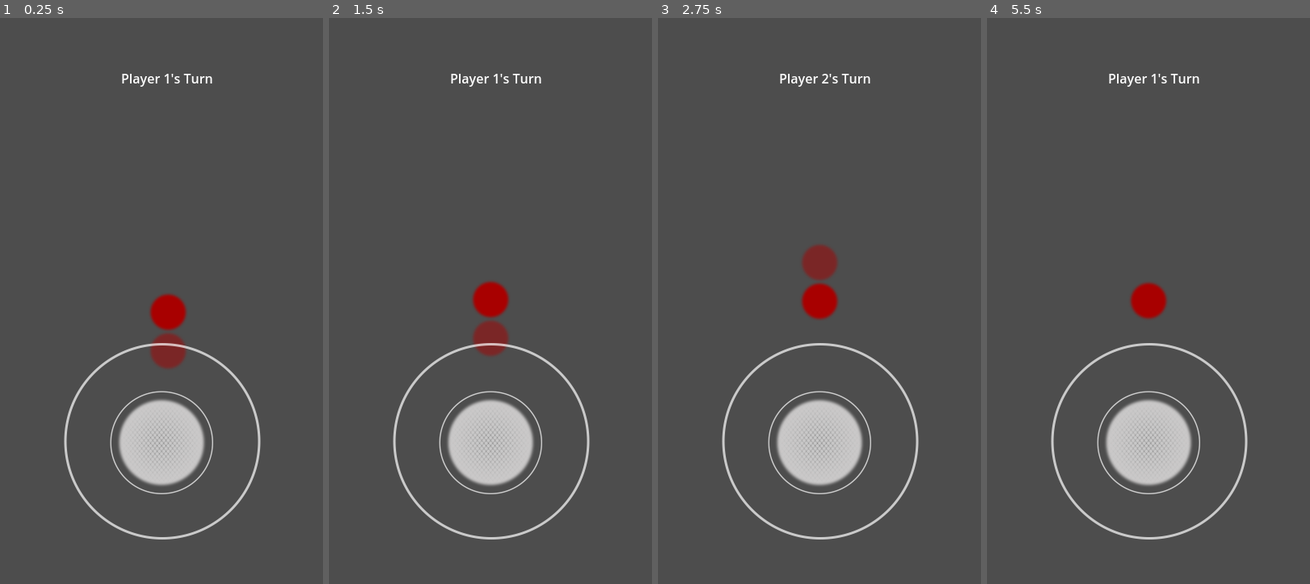
Above: before the commit, frames 1-4 (left to right).
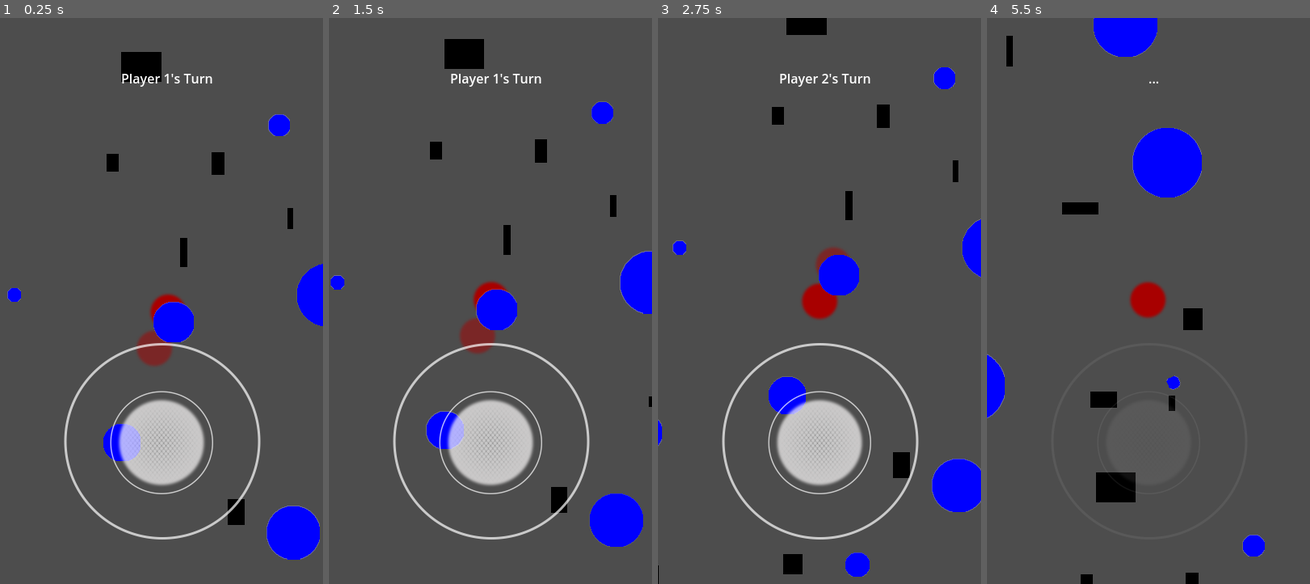
Above: after the commit, the same moments.

Repository: DeogenesMaranan/BallRace
Game: Godot game, scene res://main.tscn
Same seed, same stepped clock (60 frames per second), same inputs: the game is played once before the commit and once after it.
Inputs (mouse positions are in pixels of both pictures, inside the frame that each line leads up to):
- Up to frame 1 (0.25 s): no input
- Up to frame 2 (1.5 s): click (490, 442) at 0.5 s; click (490, 442) at 1.25 s
- Up to frame 3 (2.75 s): click (819, 442) at 2 s
- Up to frame 4 (5.5 s): tap Enter at 2.75 s; move the mouse to (1219, 272) at 2.77 s; move the mouse to (1083, 329) at 3.52 s; move the mouse to (1180, 176) at 4.27 s; move the mouse to (1132, 414) at 5.02 s

The runs differ from the first frame. In frame 1, 5.4% of the frame differs, in the area x 2-100%, y 6-96%; in frame 2, 5.6%; in frame 3, 5.3%; in frame 4, 10%, in the area x 0-86%, y 0-100%.

Commit message:
World Generation Prototype

Diff:
--- /dev/null
+++ b/Helper/obstacleGenerator.gd
@@ -0,0 +1,180 @@
+extends Node2D
+
+@export_group("Dynamic Obstacles")
+@export var dynamic_min_count: int = 75
+@export var dynamic_max_count: int = 100
+@export var dynamic_min_size: float = 5.0
+@export var dynamic_max_size: float = 50.0
+@export var dynamic_color: Color = Color.BLUE
+@export var dynamic_collision_margin: int = 100
+
+@export_group("Static Obstacles")
+@export var static_min_count: int = 75
+@export var static_max_count: int = 100
+@export var static_min_size: float = 5.0
+@export var static_max_size: float = 50.0
+@export var static_color: Color = Color.BLACK
+@export var static_collision_margin: int = 100
+
+@export var min_spacing: float = 30.0
+@export var max_placement_attempts: int = 100
+
+var existing_obstacles = []
+
+func generate_obstacles(viewport_rect: Rect2):
+	var width = viewport_rect.size.x * 4
+	var height = viewport_rect.size.y * 4
+	existing_obstacles.clear()
+
+	# Generate dynamic obstacles
+	var dynamic_count = randi_range(dynamic_min_count, dynamic_max_count)
+	_generate_obstacles(dynamic_count, width, height, true)
+
+	# Generate static obstacles
+	var static_count = randi_range(static_min_count, static_max_count)
+	_generate_obstacles(static_count, width, height, false)
+
+func _generate_obstacles(count: int, width: float, height: float, is_dynamic: bool):
+	for _i in range(count):
+		var placed = false
+		var attempts = 0
+
+		while attempts < max_placement_attempts and not placed:
+			attempts += 1
+			# Generate position
+			var position = _generate_position(width, height, is_dynamic)
+
+			# Generate size parameters
+			var size = _generate_size(is_dynamic)
+
+			# Check collisions
+			if not _check_collision(position, size, is_dynamic):
+				# Add obstacle to scene and tracking list
+				if is_dynamic:
+					_create_dynamic_obstacle(position, size)
+					existing_obstacles.append({
+						"type": "dynamic",
+						"position": position,
+						"radius": size
+					})
+				else:
+					_create_static_obstacle(position, size)
+					existing_obstacles.append({
+						"type": "static",
+						"position": position,
+						"size": size
+					})
+				placed = true
+
+func _generate_position(width: float, height: float, is_dynamic: bool) -> Vector2:
+	var margin = dynamic_collision_margin if is_dynamic else static_collision_margin
+	return Vector2(
+		randf_range(margin, width - margin),
+		randf_range(margin, height - margin)
+	)
+
+func _generate_size(is_dynamic: bool):
+	if is_dynamic:
+		return randf_range(dynamic_min_size, dynamic_max_size)
+	else:
+		return Vector2(
+			randf_range(static_min_size, static_max_size),
+			randf_range(static_min_size, static_max_size)
+		)
+
+func _check_collision(position: Vector2, size, is_dynamic: bool) -> bool:
+	for obstacle in existing_obstacles:
+		if is_dynamic:
+			var dynamic_radius = size + min_spacing
+			if obstacle.type == "dynamic":
+				var existing_radius = obstacle.radius + min_spacing
+				if _circles_overlap(position, dynamic_radius, obstacle.position, existing_radius):
+					return true
+			else:
+				var existing_size = obstacle.size + Vector2.ONE * min_spacing * 2
+				if _circle_rect_overlap(position, dynamic_radius, obstacle.position, existing_size):
+					return true
+		else:
+			var static_size = size + Vector2.ONE * min_spacing * 2
+			if obstacle.type == "dynamic":
+				var existing_radius = obstacle.radius + min_spacing
+				if _circle_rect_overlap(obstacle.position, existing_radius, position, static_size):
+					return true
+			else:
+				var existing_size = obstacle.size + Vector2.ONE * min_spacing * 2
+				if _rects_overlap(position, static_size, obstacle.position, existing_size):
+					return true
+	return false
+
+func _circles_overlap(pos1: Vector2, radius1: float, pos2: Vector2, radius2: float) -> bool:
+	return pos1.distance_to(pos2) < (radius1 + radius2)
+
+func _circle_rect_overlap(circle_pos: Vector2, circle_radius: float, rect_pos: Vector2, rect_size: Vector2) -> bool:
+	var rect_half = rect_size / 2
+	var rect_min = rect_pos - rect_half
+	var rect_max = rect_pos + rect_half
+
+	var closest_x = clamp(circle_pos.x, rect_min.x, rect_max.x)
+	var closest_y = clamp(circle_pos.y, rect_min.y, rect_max.y)
+
+	var distance_squared = pow(circle_pos.x - closest_x, 2) + pow(circle_pos.y - closest_y, 2)
+	return distance_squared < pow(circle_radius, 2)
+
+func _rects_overlap(rect1_pos: Vector2, rect1_size: Vector2, rect2_pos: Vector2, rect2_size: Vector2) -> bool:
+	var rect1_min = rect1_pos - rect1_size/2
+	var rect1_max = rect1_pos + rect1_size/2
+	var rect2_min = rect2_pos - rect2_size/2
+	var rect2_max = rect2_pos + rect2_size/2
+
+	return (rect1_min.x < rect2_max.x and rect1_max.x > rect2_min.x and
+			rect1_min.y < rect2_max.y and rect1_max.y > rect2_min.y)
+
+func _create_dynamic_obstacle(position: Vector2, radius: float):
+	var obstacle = RigidBody2D.new()
+	obstacle.position = position
+	obstacle.gravity_scale = 0
+
+	var shape = CollisionShape2D.new()
+	shape.shape = CircleShape2D.new()
+	shape.shape.radius = radius
+
+	var visual = Sprite2D.new()
+	visual.texture = _create_circle_texture(radius, dynamic_color)
+	visual.position = Vector2(-radius, -radius)
+
+	var physics_material = PhysicsMaterial.new()
+	physics_material.bounce = 0.5
+	obstacle.physics_material_override = physics_material
+
+	obstacle.add_child(shape)
+	obstacle.add_child(visual)
+	add_child(obstacle)
+
+func _create_static_obstacle(position: Vector2, size: Vector2):
+	var obstacle = StaticBody2D.new()
+	obstacle.position = position
+
+	var shape = CollisionShape2D.new()
+	shape.shape = RectangleShape2D.new()
+	shape.shape.size = size
+
+	var visual = ColorRect.new()
+	visual.size = size
+	visual.color = static_color
+	visual.position = Vector2(-size.x/2, -size.y/2)
+
+	obstacle.add_child(shape)
+	obstacle.add_child(visual)
+	add_child(obstacle)
+
+func _create_circle_texture(radius: float, color: Color) -> Texture2D:
+	var image = Image.create(radius * 2, radius * 2, false, Image.FORMAT_RGBA8)
+	image.fill(Color.TRANSPARENT)
+
+	var center = Vector2(radius, radius)
+	for x in image.get_width():
+		for y in image.get_height():
+			if Vector2(x, y).distance_to(center) <= radius:
+				image.set_pixel(x, y, color)
+
+	return ImageTexture.create_from_image(image)
--- a/Helper/wallGenerator.gd
+++ b/Helper/wallGenerator.gd
@@ -1,39 +1,190 @@
 extends Node2D
 
-@export var collision_margin: int = 50
+@export var collision_margin: int = 100
 @export var wall_color: Color = Color.RED
-@onready var finish_line: Node2D = $"../FinishLineGenerator"
+@export var finish_line_color: Color = Color.GREEN
+const FINISH_SIZE_HORIZONTAL = Vector2(200, 100)
+const FINISH_SIZE_VERTICAL = Vector2(100, 200)
+@onready var obstacle_generator: Node2D = $"../ObstacleGenerator"
+@onready var win_screen: Control = $"../HUD/Center/WinScreen"
+
+signal finish_line_reached
 
 func generate_walls(viewport_rect: Rect2):
 	var width = viewport_rect.size.x * 4
 	var height = viewport_rect.size.y * 4
 
-	_create_wall(Vector2(width / 2.0, -collision_margin / 2.0), width, collision_margin)  # Top
-	_create_wall(Vector2(width / 2.0, height + collision_margin / 2.0), width, collision_margin)  # Bottom
-	_create_wall(Vector2(-collision_margin / 2.0, height / 2.0), collision_margin, height)  # Left
-	_create_wall(Vector2(width + collision_margin / 2.0, height / 2.0), collision_margin, height)  # Right
+	# Randomly choose finish line wall and generate position
+	var finish_wall = ["top", "bottom", "left", "right"][randi() % 4]
+	var finish_pos: Vector2
+	var finish_size: Vector2
 
-	finish_line.generate_finish_line(width, height)
-	finish_line.connect("finish_line_reached", _on_finish_line_reached)
+	match finish_wall:
+		"top":
+			finish_size = FINISH_SIZE_HORIZONTAL
+			finish_pos = Vector2(randf_range(finish_size.x/2, width - finish_size.x/2), -collision_margin/2.0)
+		"bottom":
+			finish_size = FINISH_SIZE_HORIZONTAL
+			finish_pos = Vector2(randf_range(finish_size.x/2, width - finish_size.x/2), height + collision_margin/2.0)
+		"left":
+			finish_size = FINISH_SIZE_VERTICAL
+			finish_pos = Vector2(-collision_margin/2.0, randf_range(finish_size.y/2, height - finish_size.y/2))
+		"right":
+			finish_size = FINISH_SIZE_VERTICAL
+			finish_pos = Vector2(width + collision_margin/2.0, randf_range(finish_size.y/2, height - finish_size.y/2))
+
+	# Generate all walls with abstract shapes
+	_generate_wall_with_finish(width, height, finish_wall, finish_pos, finish_size)
+	_generate_corner_rectangles(width, height)  # Add rectangles in the corners
+	obstacle_generator.generate_obstacles(viewport_rect)
+
+func _generate_wall_with_finish(width: float, height: float, wall_side: String, finish_pos: Vector2, finish_size: Vector2):
+	match wall_side:
+		"top":
+			_generate_abstract_horizontal(finish_pos.x - finish_size.x/2, 0, -collision_margin/2.0, true)  # Left segment
+			_generate_abstract_horizontal(width - (finish_pos.x + finish_size.x/2), finish_pos.x + finish_size.x/2, -collision_margin/2.0, true)  # Right segment
+			_generate_vertical_wall(height, -collision_margin/2.0, true)  # Left wall
+			_generate_vertical_wall(height, width + collision_margin/2.0, false)  # Right wall
+			_generate_abstract_horizontal(width, 0, height + collision_margin/2.0, false)  # Bottom wall
+		"bottom":
+			_generate_abstract_horizontal(finish_pos.x - finish_size.x/2, 0, height + collision_margin/2.0, false)  # Left segment
+			_generate_abstract_horizontal(width - (finish_pos.x + finish_size.x/2), finish_pos.x + finish_size.x/2, height + collision_margin/2.0, false)  # Right segment
+			_generate_vertical_wall(height, -collision_margin/2.0, true)  # Left wall
+			_generate_vertical_wall(height, width + collision_margin/2.0, false)  # Right wall
+			_generate_abstract_horizontal(width, 0, -collision_margin/2.0, true)  # Top wall
+		"left":
+			_generate_abstract_vertical(finish_pos.y - finish_size.y/2, 0, -collision_margin/2.0, true)  # Top segment
+			_generate_abstract_vertical(height - (finish_pos.y + finish_size.y/2), finish_pos.y + finish_size.y/2, -collision_margin/2.0, true)  # Bottom segment
+			_generate_horizontal_wall(width, -collision_margin/2.0, true)  # Top wall
+			_generate_horizontal_wall(width, height + collision_margin/2.0, false)  # Bottom wall
+			_generate_abstract_vertical(height, 0, width + collision_margin/2.0, false)  # Right wall
+		"right":
+			_generate_abstract_vertical(finish_pos.y - finish_size.y/2, 0, width + collision_margin/2.0, false)  # Top segment
+			_generate_abstract_vertical(height - (finish_pos.y + finish_size.y/2), finish_pos.y + finish_size.y/2, width + collision_margin/2.0, false)  # Bottom segment
+			_generate_horizontal_wall(width, -collision_margin/2.0, true)  # Top wall
+			_generate_horizontal_wall(width, height + collision_margin/2.0, false)  # Bottom wall
+			_generate_abstract_vertical(height, 0, -collision_margin/2.0, true)  # Left wall
+
+	_create_finish_line(finish_pos, finish_size)
+
+func _generate_abstract_horizontal(length: float, start_x: float, y_pos: float, is_top: bool):
+	var segment_base = 80.0
+	var current_x = start_x
+	while length > 0:
+		var segment_width = min(randf_range(50, 100), length)
+		var segment_height = collision_margin * randf_range(0.8, 1.2)
+		var y_offset = y_pos + (collision_margin/2.0 * (-1 if is_top else 1))
+
+		var wall = StaticBody2D.new()
+		wall.position = Vector2(current_x + segment_width/2, y_offset)
+
+		var shape = CollisionShape2D.new()
+		shape.shape = RectangleShape2D.new()
+		shape.shape.size = Vector2(segment_width, segment_height)
+
+		var visual = ColorRect.new()
+		visual.size = shape.shape.size
+		visual.color = wall_color
+		visual.position = -shape.shape.size/2
+
+		wall.add_child(shape)
+		wall.add_child(visual)
+		add_child(wall)
+
+		current_x += segment_width
+		length -= segment_width
+
+func _generate_abstract_vertical(height: float, start_y: float, x_pos: float, is_left: bool):
+	var segment_base = 80.0
+	var current_y = start_y
+	while height > 0:
+		var segment_height = min(randf_range(50, 100), height)
+		var segment_width = collision_margin * randf_range(0.8, 1.2)
+		var x_offset = x_pos + (collision_margin/2.0 * (-1 if is_left else 1))
+
+		var wall = StaticBody2D.new()
+		wall.position = Vector2(x_offset, current_y + segment_height/2)
+
+		var shape = CollisionShape2D.new()
+		shape.shape = RectangleShape2D.new()
+		shape.shape.size = Vector2(segment_width, segment_height)
+
+		var visual = ColorRect.new()
+		visual.size = shape.shape.size
+		visual.color = wall_color
+		visual.position = -shape.shape.size/2
+
+		wall.add_child(shape)
+		wall.add_child(visual)
+		add_child(wall)
+
+		current_y += segment_height
+		height -= segment_height
+
+func _generate_vertical_wall(height: float, x_pos: float, is_left: bool):
+	_generate_abstract_vertical(height + collision_margin, -collision_margin/2.0, x_pos, is_left)
+
+func _generate_horizontal_wall(width: float, y_pos: float, is_top: bool):
+	_generate_abstract_horizontal(width + collision_margin, -collision_margin/2.0, y_pos, is_top)
+
+func _generate_corner_rectangles(width: float, height: float):
+	var corner_positions = [
+		Vector2(-collision_margin/2.0, -collision_margin/2.0),  # Top-left
+		Vector2(width + collision_margin/2.0, -collision_margin/2.0),  # Top-right
+		Vector2(-collision_margin/2.0, height + collision_margin/2.0),  # Bottom-left
+		Vector2(width + collision_margin/2.0, height + collision_margin/2.0)  # Bottom-right
+	]
+
+	for pos in corner_positions:
+		var rect_size = Vector2(randf_range(75, 100), randf_range(75, 100))
+		var rect = StaticBody2D.new()
+		rect.position = pos
+
+		var shape = CollisionShape2D.new()
+		shape.shape = RectangleShape2D.new()
+		shape.shape.size = rect_size
+
+		var visual = ColorRect.new()
+		visual.size = rect_size
+		visual.color = wall_color
+		visual.position = -rect_size/2
+
+		rect.add_child(shape)
+		rect.add_child(visual)
+		add_child(rect)
+
+func _create_finish_line(pos: Vector2, size: Vector2):
+	var finish_line = StaticBody2D.new()
+	finish_line.position = pos
+
+	# Wall collision
+	var wall_shape = CollisionShape2D.new()
+	wall_shape.shape = RectangleShape2D.new()
+	wall_shape.shape.size = size
+	finish_line.add_child(wall_shape)
+
+	# Visual
+	var visual = ColorRect.new()
+	visual.size = size
+	visual.color = finish_line_color
+	visual.position = -size/2
+	finish_line.add_child(visual)
+
+	# Detection area
+	var area = Area2D.new()
+	var area_shape = CollisionShape2D.new()
+	area_shape.shape = wall_shape.shape.duplicate()
+	area.add_child(area_shape)
+	area.connect("body_entered", _on_finish_area_entered)
+	finish_line.add_child(area)
+
 	add_child(finish_line)
 
-func _create_wall(target_position: Vector2, w: int, h: int):
-	var wall = StaticBody2D.new()
-	wall.position = target_position
-
-	var shape = CollisionShape2D.new()
-	var rect = RectangleShape2D.new()
-	rect.size = Vector2(w, h)
-	shape.shape = rect
-
-	var visual = ColorRect.new()
-	visual.size = Vector2(w, h)
-	visual.color = wall_color
-	visual.position = Vector2(-w / 2.0, -h / 2.0)
-
-	wall.add_child(shape)
-	wall.add_child(visual)
-	add_child(wall)
-
-func _on_finish_line_reached():
-	print("Finish line reached! Game over!")
+func _on_finish_area_entered(body):
+	if body is Player:
+		print(body.name + " reached the finish line! 🎉")
+		if body.name == "Player1":
+			win_screen.show_winner("Player 1")
+		else:
+			win_screen.show_winner("Player 2")
+		emit_signal("finish_line_reached")
--- a/finishLineGenerator.gd
+++ /dev/null
@@ -1,54 +0,0 @@
-extends Node2D
-
-@export var collision_margin: int = 50
-@export var finish_line_color: Color = Color.GREEN
-const FINISH_SIZE_HORIZONTAL = Vector2(150, 50)
-const FINISH_SIZE_VERTICAL = Vector2(50, 150)
-@onready var view: Camera2D = $"../View"
-@onready var win_screen: Control = $"../HUD/Center/WinScreen"
-
-signal finish_line_reached
-
-func generate_finish_line(width: int, height: int):
-	var possible_positions = [
-		# Top wall
-		{"pos": Vector2(randf_range(FINISH_SIZE_HORIZONTAL.x / 2, width - FINISH_SIZE_HORIZONTAL.x / 2), -collision_margin / 2.0), "size": FINISH_SIZE_HORIZONTAL},
-		# Bottom wall
-		{"pos": Vector2(randf_range(FINISH_SIZE_HORIZONTAL.x / 2, width - FINISH_SIZE_HORIZONTAL.x / 2), height + collision_margin / 2.0), "size": FINISH_SIZE_HORIZONTAL},
-		# Left wall
-		{"pos": Vector2(-collision_margin / 2.0, randf_range(FINISH_SIZE_VERTICAL.y / 2, height - FINISH_SIZE_VERTICAL.y / 2)), "size": FINISH_SIZE_VERTICAL},
-		# Right wall
-		{"pos": Vector2(width + collision_margin / 2.0, randf_range(FINISH_SIZE_VERTICAL.y / 2, height - FINISH_SIZE_VERTICAL.y / 2)), "size": FINISH_SIZE_VERTICAL}
-	]
-
-	var chosen_wall = possible_positions[randi() % possible_positions.size()]
-
-	var finish_line = StaticBody2D.new()
-	finish_line.position = chosen_wall["pos"]
-
-	var shape = CollisionShape2D.new()
-	var rect = RectangleShape2D.new()
-	rect.size = chosen_wall["size"]
-	shape.shape = rect
-
-	var visual = ColorRect.new()
-	visual.size = chosen_wall["size"]
-	visual.color = finish_line_color
-	visual.position = Vector2(-chosen_wall["size"].x / 2.0, -chosen_wall["size"].y / 2.0)
-
-	var area = Area2D.new()
-	area.connect("body_entered", _on_finish_line_reached)
-
-	area.add_child(shape)
-	finish_line.add_child(area)
-	finish_line.add_child(visual)
-	add_child(finish_line)
-
-func _on_finish_line_reached(body):
-	if body is Player:
-		print(body.name + " reached the finish line! 🎉")
-		if body.name == "Player1":
-			win_screen.show_winner("Player 1")
-		else:
-			win_screen.show_winner("Player 2")
-		emit_signal("finish_line_reached")
--- a/main.tscn
+++ b/main.tscn
@@ -6,7 +6,7 @@
 [ext_resource type="PackedScene" uid="uid://ima0x8emf62r" path="res://Components/winScreen.tscn" id="3_qataq"]
 [ext_resource type="Script" path="res://Helper/turnManager.gd" id="4_68cpj"]
 [ext_resource type="Script" path="res://Helper/wallGenerator.gd" id="5_pkqxn"]
-[ext_resource type="Script" path="res://finishLineGenerator.gd" id="6_ya57n"]
+[ext_resource type="Script" path="res://Helper/obstacleGenerator.gd" id="8_y0l16"]
 
 [node name="Main" type="Node2D"]
 script = ExtResource("1_h2x83")
@@ -77,5 +77,5 @@
 position_smoothing_enabled = true
 position_smoothing_speed = 15.0
 
-[node name="FinishLineGenerator" type="Node2D" parent="."]
-script = ExtResource("6_ya57n")
+[node name="ObstacleGenerator" type="Node2D" parent="."]
+script = ExtResource("8_y0l16")
